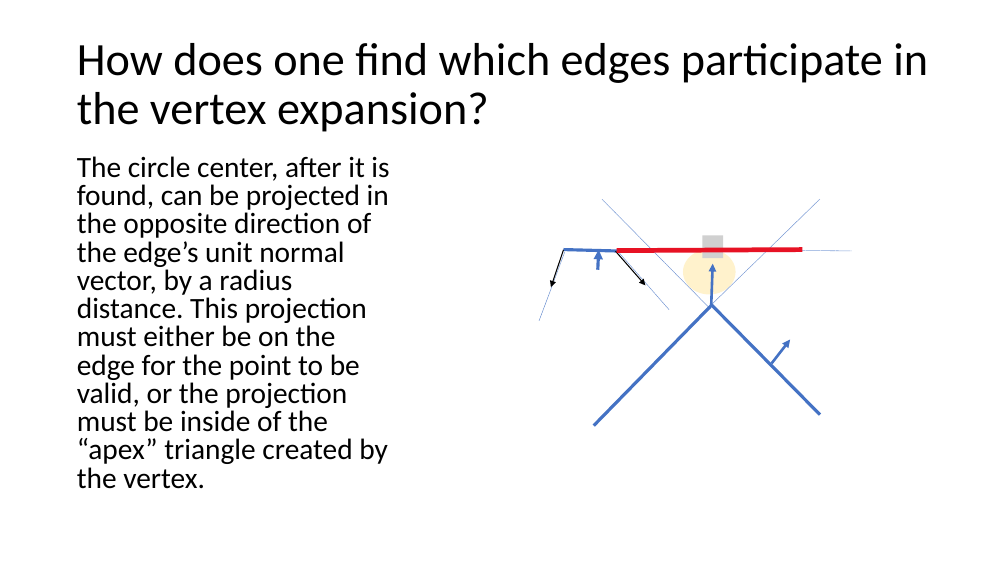
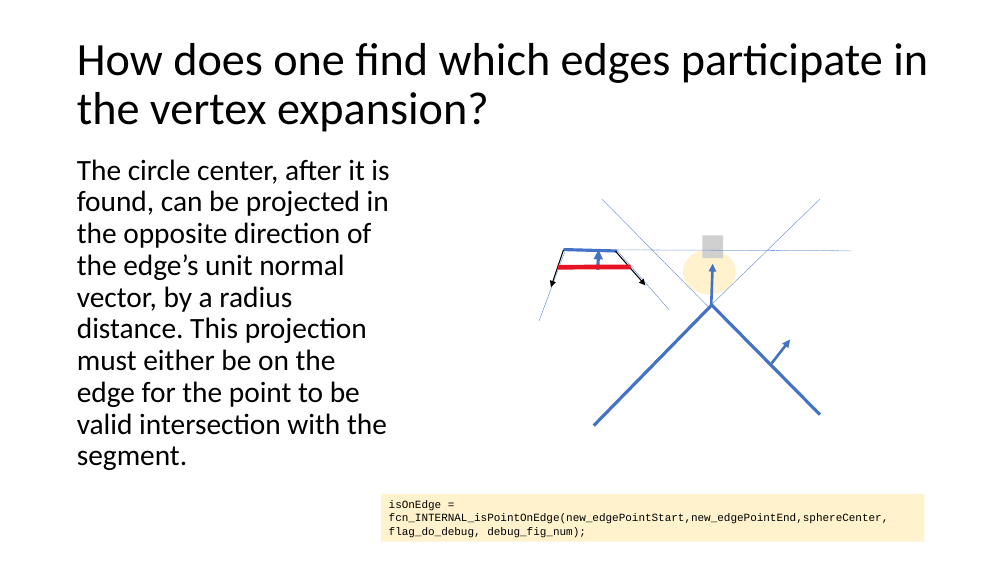
Before and after one commit to ivsg-psu/ivsg-psu-PathPlanning_MapTools_VertexSkeleton, a slide deck: slide 31 of Documents/VertexSkeletonClassLibrary.pptx (slide 30 before the commit). Drawn at 1008x567 pixels with LibreOffice and Linux fonts; fonts in the diff are those of the drawing; grey boxes stand for pictures. Boxes give left, top, right and bottom in pixels: in the first picture for what was removed or moved away, otherwise in the second. Text is boxed around its words. In the diff, an @@ line names an element or a change of style, - is before the commit and + after.

```diff
--- a/Documents/VertexSkeletonClassLibrary.pptx
+++ b/Documents/VertexSkeletonClassLibrary.pptx
@@ text at [77,159,389,470]: text changed @@
-The circle center, after it is found, can be projected in the opposite direction of the edge’s unit normal vector, by a radius distance. This projection must either be on the edge for the point to be valid, or the projection must be inside of the “apex” triangle created by the vertex.
+The circle center, after it is found, can be projected in the opposite direction of the edge’s unit normal vector, by a radius distance. This projection must either be on the edge for the point to be valid intersection with the segment.
@@ line moved from (617, 250) - (802, 250) to (558, 267) - (631, 267) @@
@@ rectangle added at [381,494,924,541], fill #FFF2CC, 10.5 pt, text #000000 @@
+isOnEdge = fcn_INTERNAL_isPointOnEdge(new_edgePointStart,new_edgePointEnd,sphereCenter, flag_do_debug, debug_fig_num);
```
Also in this commit, not shown: 4 other slides changed, 3 slides added, 1 slide removed, 15 other files.
